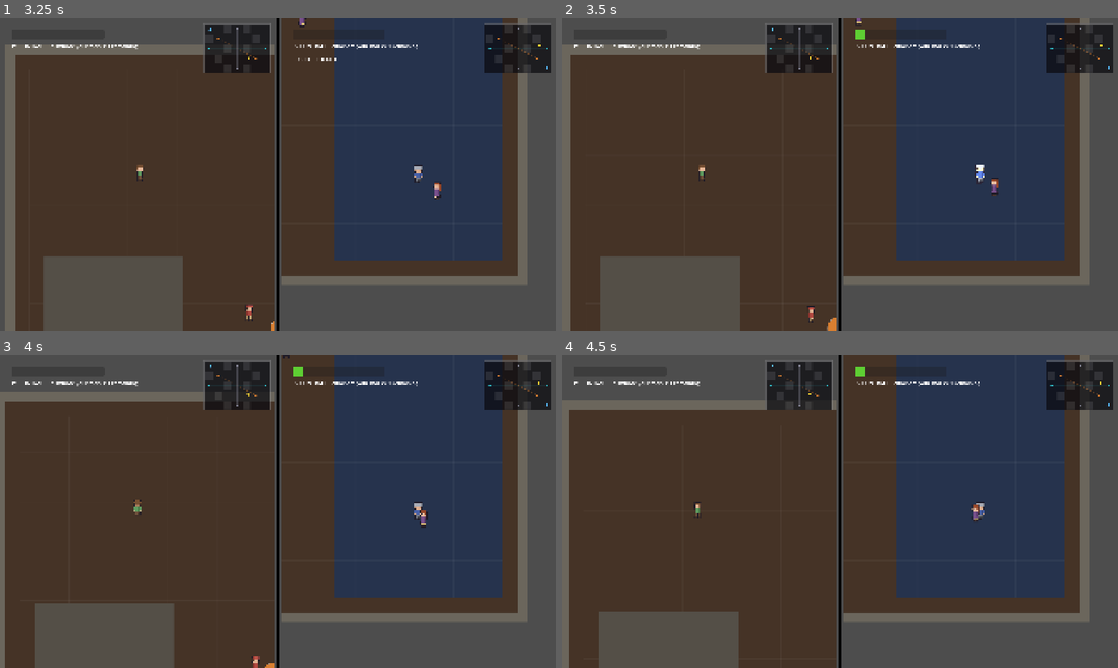
Above: before the commit, frames 1-4 (two rows, left to right).
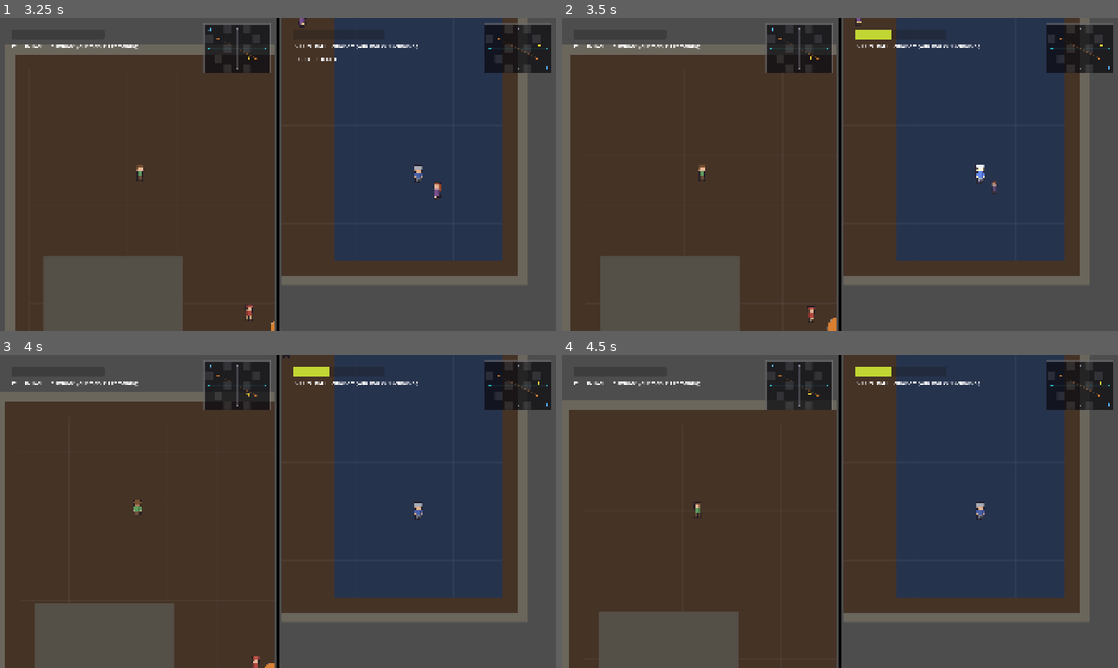
Above: after the commit, the same moments.

Repository: Isidore94/Unseen
Game: Godot game, scene res://scenes/main_menu.tscn
The game is run twice, just before and just after one commit, with the same random seed, the same clock (stepped at 60 frames per second) and the same inputs.
Inputs:
- Up to frame 1 (3.25 s): click "Local AI test (split screen)" at 0.5 s; tap Enter at 1.25 s; hold D (move_right) 1.28-2.03 s; tap Space (action_primary) at 1.35, 2.85 s; hold S (move_down) 2.03-2.78 s; tap Shift (run) at 2.1 s; hold D (move_right) from 2.78 s (still down)
- Up to frame 2 (3.5 s): keep holding D (move_right)
- Up to frame 3 (4 s): release D (move_right) at 3.53 s; hold W (move_up) from 3.53 s (still down); tap Shift (run) at 3.6 s
- Up to frame 4 (4.5 s): release W (move_up) at 4.28 s; hold A (move_left) from 4.28 s (still down); tap Space (action_primary) at 4.35 s

Frame 1 is identical in both runs. In frame 2, 0.3% of the frame differs, in the area x 52-79%, y 3-57%; in frame 3, 0.3%, in the area x 52-77%, y 3-56%; in frame 4, 0.3%.

Commit message:
Kill rules: players always killable; killing civilians kills them + big exposure
- request_kill (and offline _resolve_on): a real player is now ALWAYS a valid kill
  (group "player"), not only after you finish your mark — you can go straight for the
  other player if you can find them in the crowd.
- Killing a non-target NPC now actually kills them too, but applies a heavy permanent
  exposure hit (wrong_commit_exposure 12 -> 40) — the downside that punishes spamming
  the kill button: mis-IDs cut down innocents and light you up.
- Objective text notes you can hunt the player directly.

Co-Authored-By: Claude Opus 4.8 <noreply@anthropic.com>

Diff:
--- a/components/kill_component.gd
+++ b/components/kill_component.gd
@@ -25,10 +25,12 @@
 ## (a stand-in for "left your screen" that works the same for both split players).
 @export var lose_range: float = 800.0
 
-## Permanent exposure when a real kill lands.
+## Permanent exposure when a real kill lands (your mark, or a real player).
 @export var kill_exposure_spike: float = 30.0
-## Permanent exposure when you commit to the WRONG person (a civilian).
-@export var wrong_commit_exposure: float = 12.0
+## Permanent exposure when you kill the WRONG person (an innocent civilian NPC). Big on
+## purpose: cutting down innocents is a glaring tell, and this is the downside that
+## punishes spamming the kill button in a crowd.
+@export var wrong_commit_exposure: float = 40.0
 
 ## Input action that locks/commits. Local co-op assigns each player their own.
 @export var action_primary_action: String = "action_primary"
@@ -114,15 +116,19 @@
 	if distance > kill_range:
 		return
 
-	if target.is_in_group("killable_for_%d" % controller):
-		# Right read — clean kill. The permanent exposure spike is the cost.
+	if target.is_in_group("player") or target.is_in_group("killable_for_%d" % controller):
+		# A real player (always fair game) or your designated NPC mark — a clean kill.
 		_exposure.add_exposure(kill_exposure_spike, "kill")
 		kill_landed.emit()
 		if target.has_method("die"):
 			target.die()
 	else:
-		# Wrong read — you lunged at a civilian. Pay the exposure tell.
-		_exposure.add_exposure(wrong_commit_exposure, "wrong_commit")
+		# An innocent civilian — they still die, but you take a HEAVY exposure hit.
+		# This is the cost of a sloppy or spammed kill: cutting down the wrong person
+		# lights you up for everyone.
+		_exposure.add_exposure(wrong_commit_exposure, "innocent_kill")
+		if target.has_method("die"):
+			target.die()
 
 
 # Lock the best suspect in front of us (any character — you might be wrong).
@@ -160,16 +166,19 @@
 
 func _resolve_on(target: Node2D) -> void:
 	_play_strike()
-	if target.is_in_group(valid_target_group_name):
-		# Right read — clean kill (full permanent spike). Count it before they die
-		# (killing the final target ends the round and we want it scored).
+	if target.is_in_group("player") or target.is_in_group(valid_target_group_name):
+		# A real player (always fair game) or your mark — clean kill (full permanent
+		# spike). Count it before they die (killing a player ends the round).
 		_exposure.add_exposure(kill_exposure_spike, "kill")
 		kill_landed.emit()
 		if target.has_method("die"):
 			target.die()
 	else:
-		# Wrong read — you lunged at a civilian. Pay the exposure tell.
-		_exposure.add_exposure(wrong_commit_exposure, "wrong_commit")
+		# An innocent civilian — they still die, but you take a HEAVY exposure hit
+		# (the downside of a sloppy or spammed kill).
+		_exposure.add_exposure(wrong_commit_exposure, "innocent_kill")
+		if target.has_method("die"):
+			target.die()
 
 
 # Finds the best character to lock: roughly in front of us, within range, closest
--- a/scripts/online_match.gd
+++ b/scripts/online_match.gd
@@ -473,7 +473,7 @@
 			if _mini_map != null:
 				_mini_map.track_objective(mark)
 			if _objective_label != null:
-				_objective_label.text = "Find and eliminate your mark (gold dot)."
+				_objective_label.text = "Kill your mark (gold dot) — or hunt the other player directly."
 
 	# Resolve our opponent (known from the start) and raise the exposure arrow that
 	# points their way when they run. There are no mini-map pings for players — the
